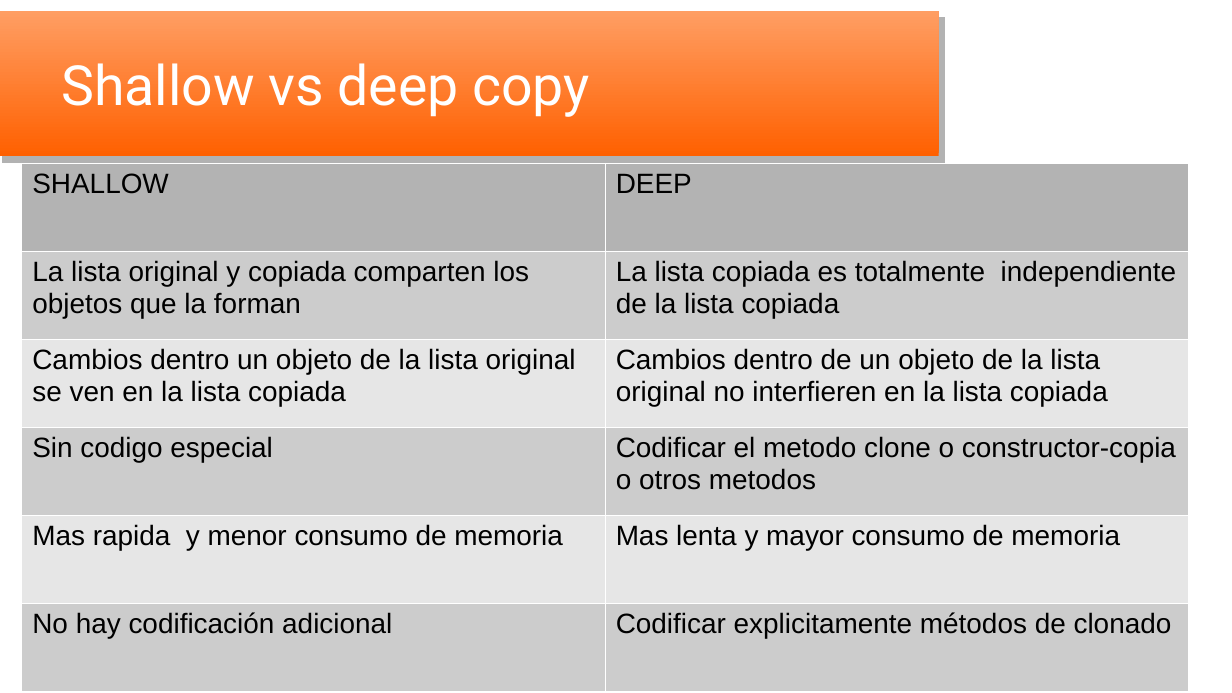
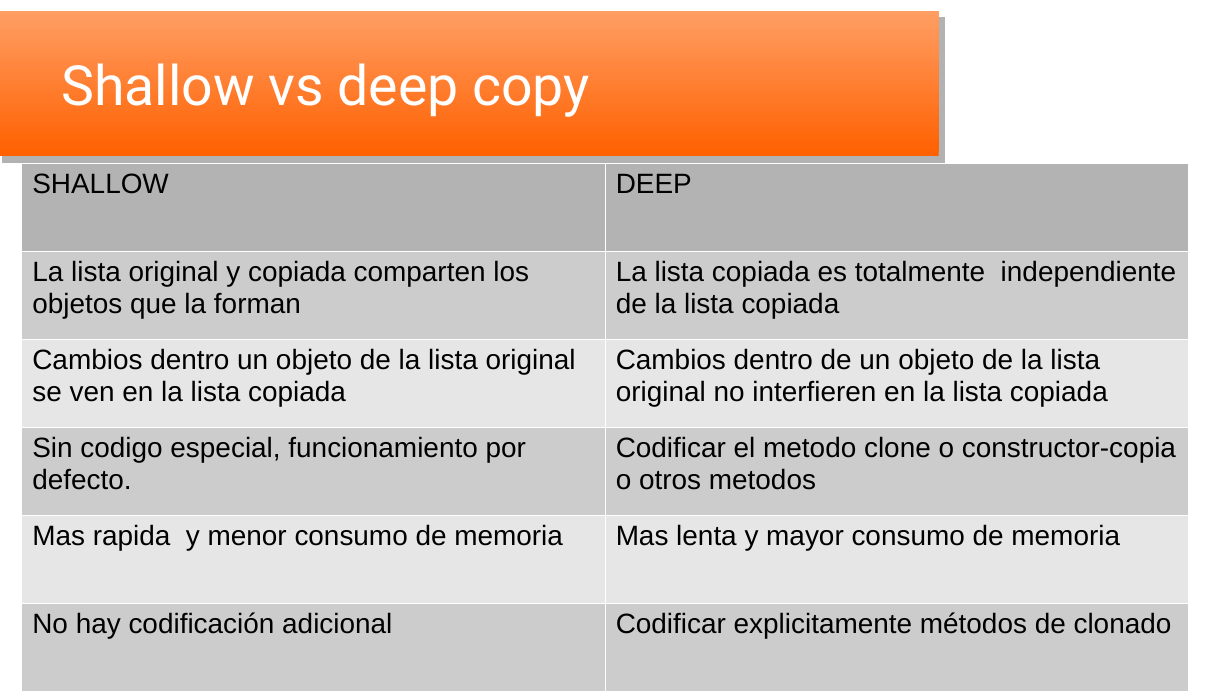
Before and after one commit to oscar-besga-panel/YaitLambdas, a slide deck: slide 4 of YaitShallowAndDeepCopies_es.odp. Drawn at 1232x693 pixels with LibreOffice and Linux fonts; fonts in the diff are those of the drawing; background and template pictures are left out. Boxes give left, top, right and bottom in pixels: in the first picture for what was removed or moved away, otherwise in the second. Text is boxed around its words. In the diff, an @@ line names an element or a change of style, - is before the commit and + after.

```diff
--- a/YaitShallowAndDeepCopies_es.odp
+++ b/YaitShallowAndDeepCopies_es.odp
@@ table at <box>21,163,1188,692</box> @@
-row 4, column 1: Sin codigo especial
+row 4, column 1: Sin codigo especial, funcionamiento por defecto.
```
Also in this commit, not shown: 1 other slide changed, 1 other file.
